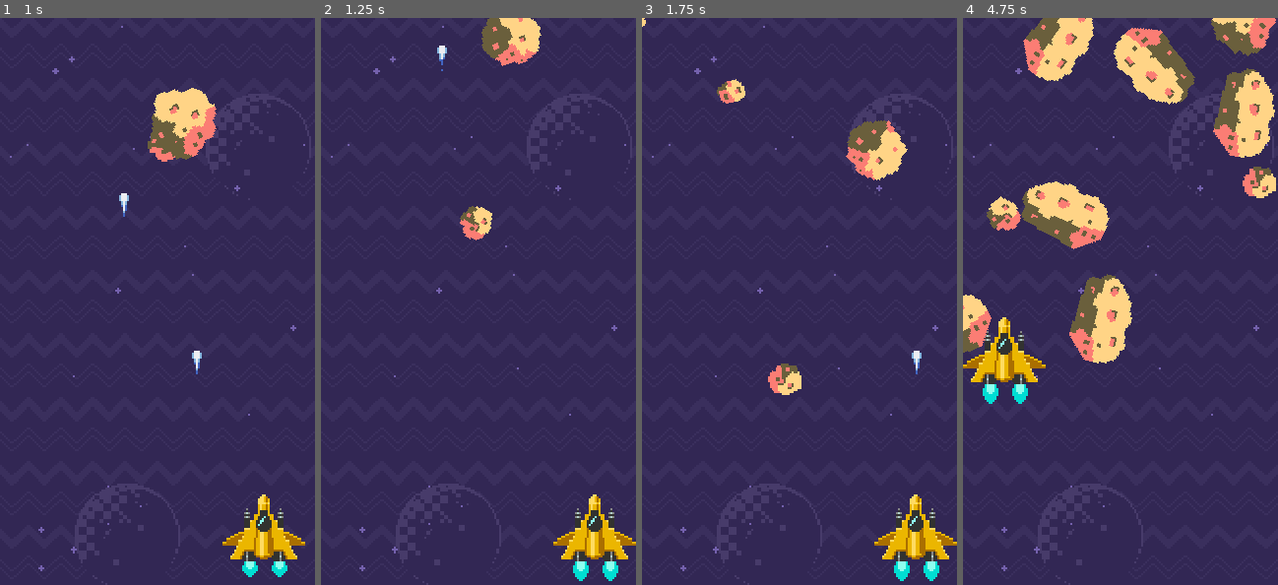
Above: before the commit, frames 1-4 (left to right).
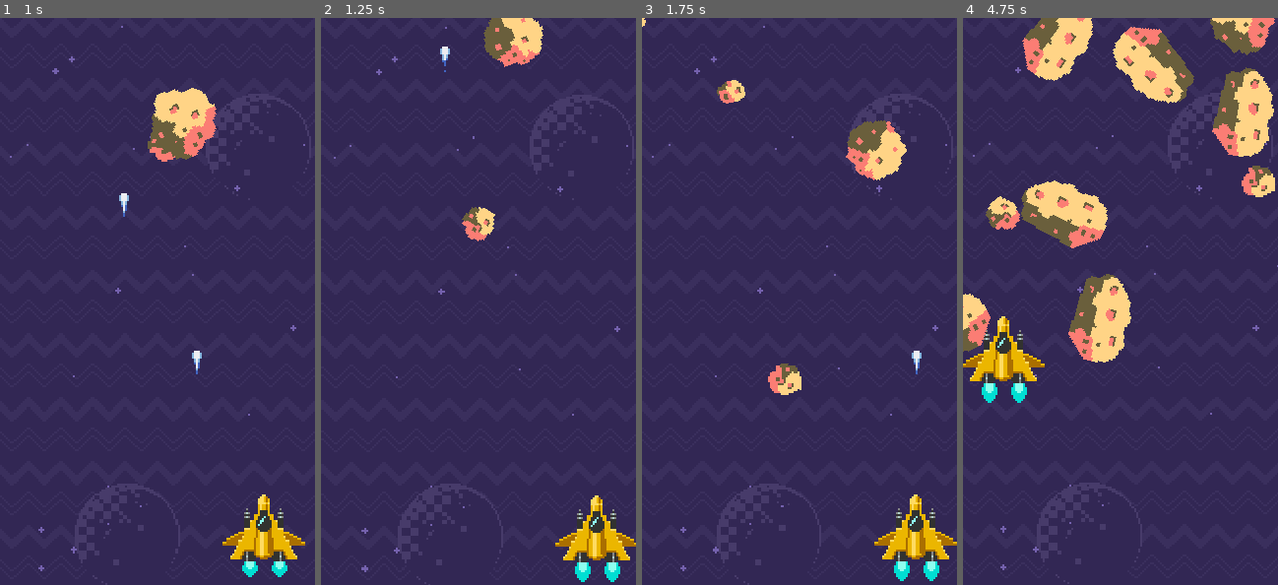
Above: after the commit, the same moments.

Repository: Clever-M/MeteorGameTutorial
Game: Godot game, scene res://scenes/game.tscn
The game is run twice, just before and just after one commit, with the same random seed, the same clock (stepped at 60 frames per second) and the same inputs.
Inputs:
- Up to frame 1 (1 s): tap Enter (ui_accept) at 0.5, 0.77 s; hold Right (ui_right) from 0.53 s (still down)
- Up to frame 2 (1.25 s): keep holding Right (ui_right)
- Up to frame 3 (1.75 s): release Right (ui_right) at 1.28 s; hold Down (ui_down) from 1.28 s (still down); tap Enter (ui_accept) at 1.52 s
- Up to frame 4 (4.75 s): release Down (ui_down) at 2.03 s; hold Right (ui_right) 2.03-2.78 s; hold Up (ui_up) 2.78-3.53 s; tap Enter (ui_accept) at 3.02, 3.77, 4.52 s; hold Left (ui_left) from 3.53 s (still down); tap Escape (ui_cancel) at 4.15 s

Frame 1 is identical in both runs. In frame 2, 1.7% of the frame differs, in the area x 3-100%, y 0-100%; in frame 3, less than 0.1%; in frame 4, 2.2%, in the area x 0-100%, y 0-98%.

Commit message:
add camera shake effect when asteroids are hit

Diff:
--- a/scenes/game.tscn
+++ b/scenes/game.tscn
@@ -97,7 +97,7 @@
 
 [node name="spawn_timer" type="Timer" parent="scenario/enemies"]
 
-[node name="camera" type="Camera2D" parent="."]
+[node name="camera" type="Camera2D" parent="." groups=["camera"]]
 visible = false
 anchor_mode = 0
 current = true
--- a/scripts/asteroid.gd
+++ b/scripts/asteroid.gd
@@ -25,4 +25,5 @@
 		queue_free()
 
 func _on_area_area_entered(area):
+	get_tree().call_group('camera', 'shake', 1)
 	queue_free()
--- a/scripts/camera.gd
+++ b/scripts/camera.gd
@@ -6,9 +6,10 @@
 	pass
 
 func _process(delta):
-	time += delta * 80
-	global_position = Vector2(force,force).rotated(time)
+	if force > 0:
+		time += delta * 80
+		global_position = Vector2(force,force).rotated(time)
+		force = lerp(force, 0, .1)
 
-#	if Input.is_action_just_pressed("ui_cancel"):
-#		force = 1
-	force = lerp(force, 0, .1)
+func shake(f):
+	force = f
